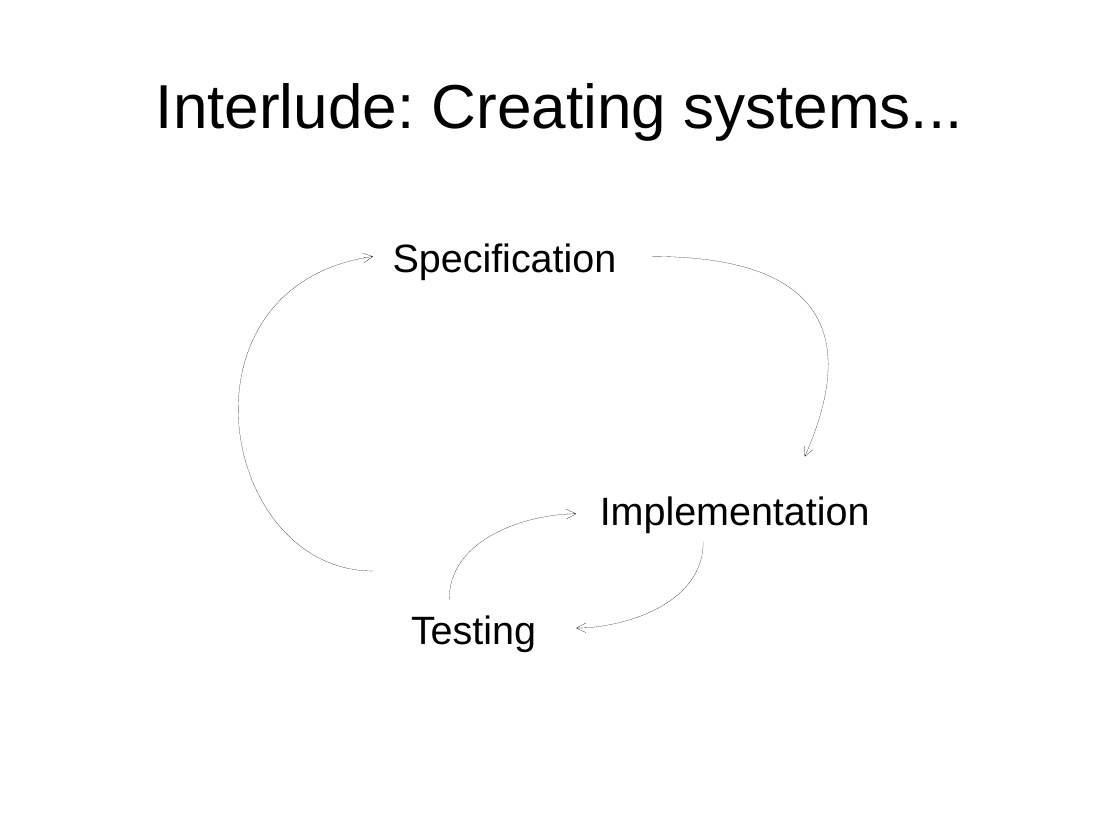
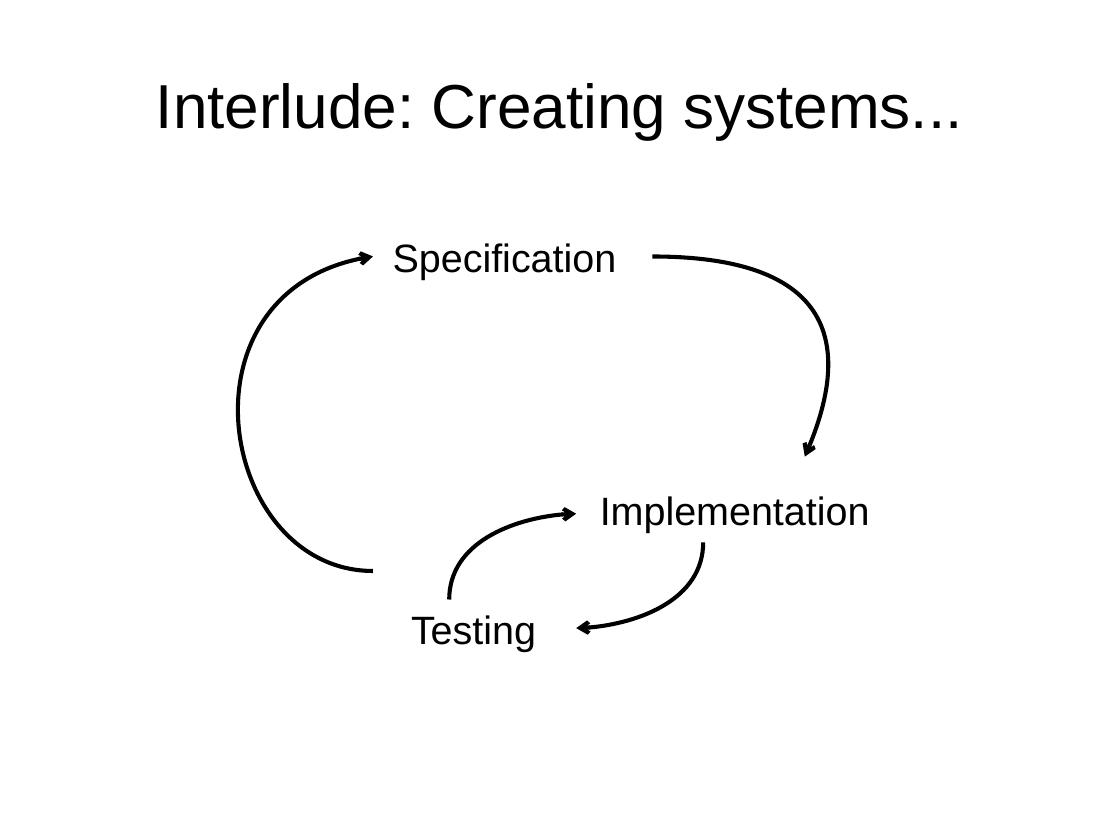
Before and after one commit to malcolmt/bdd-and-testing-talk, a slide deck: slide 23 of bdd-and-testing.odp. Drawn at 1120x840 pixels with LibreOffice and Linux fonts; fonts in the diff are those of the drawing. Boxes give left, top, right and bottom in pixels: in the first picture for what was removed or moved away, otherwise in the second. Text is boxed around its words. In the diff, an @@ line names an element or a change of style, - is before the commit and + after.

Commit message:
Made a couple of slide arrows more legible.
Giving this presentation at Pycon-AU, it was clear that the arrows on
the "how systems are built" slide weren't particularly visible when
projected. This should be better.

```diff
--- a/bdd-and-testing.odp
+++ b/bdd-and-testing.odp
@@ outline #000000 0 pt to #000000 2.89 pt in 4 elements at (576,543,703,628), (449,514,576,600), (652,256,828,456), (239,256,373,571) @@
```
Also in this commit, not shown: 1 other file.
